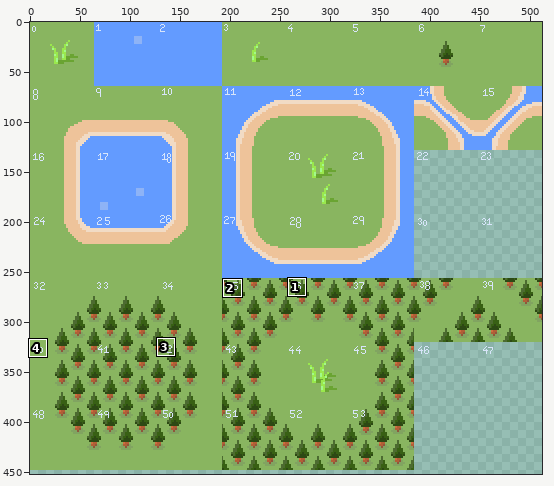
Edited in one commit: pixel-art file (src/images/terrain.aseprite). Above, an overview of the earlier version with the close-up marked.
Close-up. As it was:
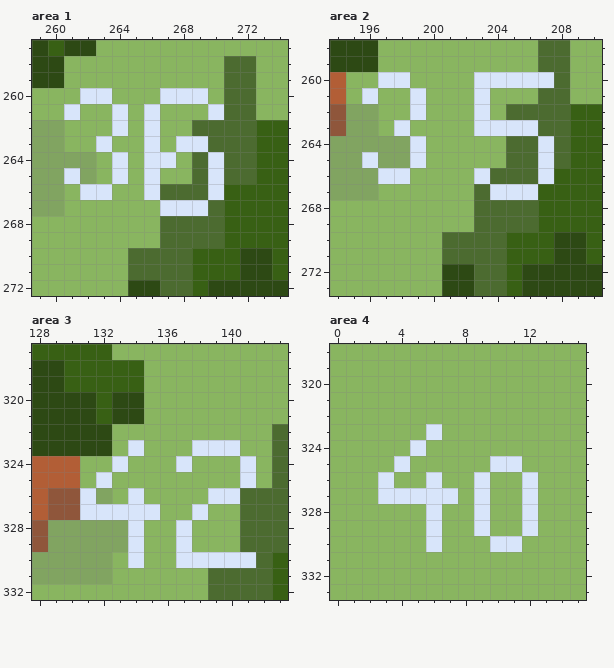
512x512 pixels, 1 frame. Colours within 5 levels of each other are drawn and written as one. Shown: area 1: x 259..274, y 257..272; area 2: x 194..210, y 258..273; area 3: x 128..143, y 317..332; area 4: x 0..15, y 318..333. The wide view leaves out empty margins. The commit also changed other parts of the picture, which this record leaves out.
And afterwards:
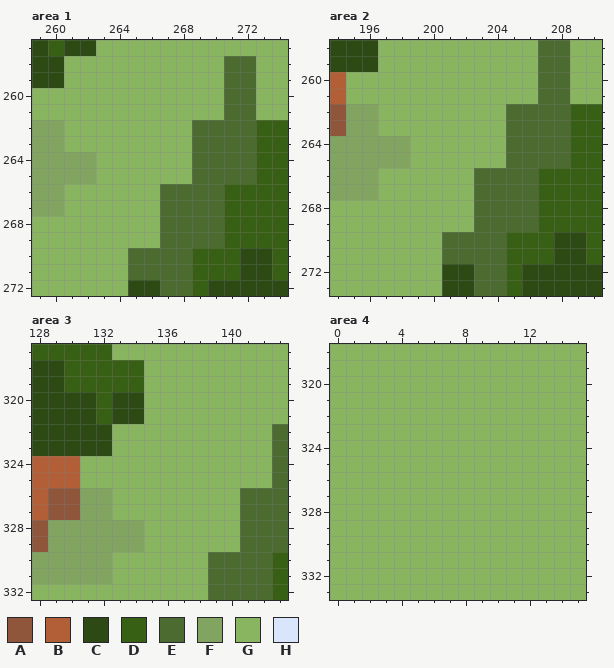
Palette (. is transparent): A #8f563b  B #b25e36  C #2d4914  D #386014  E #4c6b30  F #81a461  G #89b560  H #d8e5fa
Change:
layer "count" now hidden
--- area 1
@@ x 259..274 @@
 259 CCGGGGGGGGGGEEGG
-260 GGGHHGGGHHHGEEGG
-261 GGHGGHGHGGGHEEGG
-262 FFGGGHGHGGEEEEDD
-263 FFGGHGGHGHHEEEDD
-264 FFFFGHGHHGEHEEDD
-265 FFHFGHGHGGEHEEDD
-266 FFGHHGGHEEEHDDDD
-267 FFGGGGGGHHHEDDDD
+260 GGGGGGGGGGGGEEGG
+261 GGGGGGGGGGGGEEGG
+262 FFGGGGGGGGEEEEDD
+263 FFGGGGGGGGEEEEDD
+264 FFFFGGGGGGEEEEDD
+265 FFFFGGGGGGEEEEDD
+266 FFGGGGGGEEEEDDDD
+267 FFGGGGGGEEEEDDDD
 268 GGGGGGGGEEEEDDDD
--- area 2
@@ x 194..210 @@
 259 CCCGGGGGGGGGGEEGG
-260 BGGHHGGGGHHHHHEGG
-261 BGHGGHGGGHGGGEEGG
-262 AFFGGHGGGHGEEEEDD
-263 AFFGHGGGGHHHHEEDD
-264 FFFFFHGGGGGEEHEDD
-265 FFHFFHGGGGGEEHEDD
-266 FFFHHGGGGHEEEHDDD
-267 FFFGGGGGGEHHHDDDD
+260 BGGGGGGGGGGGGEEGG
+261 BGGGGGGGGGGGGEEGG
+262 AFFGGGGGGGGEEEEDD
+263 AFFGGGGGGGGEEEEDD
+264 FFFFFGGGGGGEEEEDD
+265 FFFFFGGGGGGEEEEDD
+266 FFFGGGGGGEEEEDDDD
+267 FFFGGGGGGEEEEDDDD
 268 GGGGGGGGGEEEEDDDD
--- area 3
@@ x 128..143 @@
 322 CCCCCGGGGGGGGGGE
-323 CCCCCGHGGGHHHGGE
-324 BBBGGHGGGHGGGHGE
-325 BBBGHGGGGGGGGHGE
-326 BAAHFGHGGGGHHEEE
-327 BAAHHHHHGGHGGEEE
-328 AFFFFFHGGHGGGEEE
-329 AFFFFFHGGHGGGEEE
-330 FFFFFGHGGHHHHHED
+323 CCCCCGGGGGGGGGGE
+324 BBBGGGGGGGGGGGGE
+325 BBBGGGGGGGGGGGGE
+326 BAAFFGGGGGGGGEEE
+327 BAAFFGGGGGGGGEEE
+328 AFFFFFFGGGGGGEEE
+329 AFFFFFFGGGGGGEEE
+330 FFFFFGGGGGGEEEED
 331 FFFFFGGGGGGEEEED
--- area 4
@@ x 0..15 @@
 322 GGGGGGGGGGGGGGGG
-323 GGGGGGHGGGGGGGGG
-324 GGGGGHGGGGGGGGGG
-325 GGGGHGGGGGHHGGGG
-326 GGGHGGHGGHGGHGGG
-327 GGGHHHHHGHGGHGGG
-328 GGGGGGHGGHGGHGGG
-329 GGGGGGHGGHGGHGGG
-330 GGGGGGHGGGHHGGGG
+323 GGGGGGGGGGGGGGGG
+324 GGGGGGGGGGGGGGGG
+325 GGGGGGGGGGGGGGGG
+326 GGGGGGGGGGGGGGGG
+327 GGGGGGGGGGGGGGGG
+328 GGGGGGGGGGGGGGGG
+329 GGGGGGGGGGGGGGGG
+330 GGGGGGGGGGGGGGGG
 331 GGGGGGGGGGGGGGGG
Pixel boxes of the changes (left, top, right, bottom) in both close-ups:
changed: (64, 88, 224, 216)
changed: (362, 72, 426, 184)
changed: (474, 72, 554, 200)
changed: (80, 440, 256, 568)
changed: (378, 424, 538, 552)
